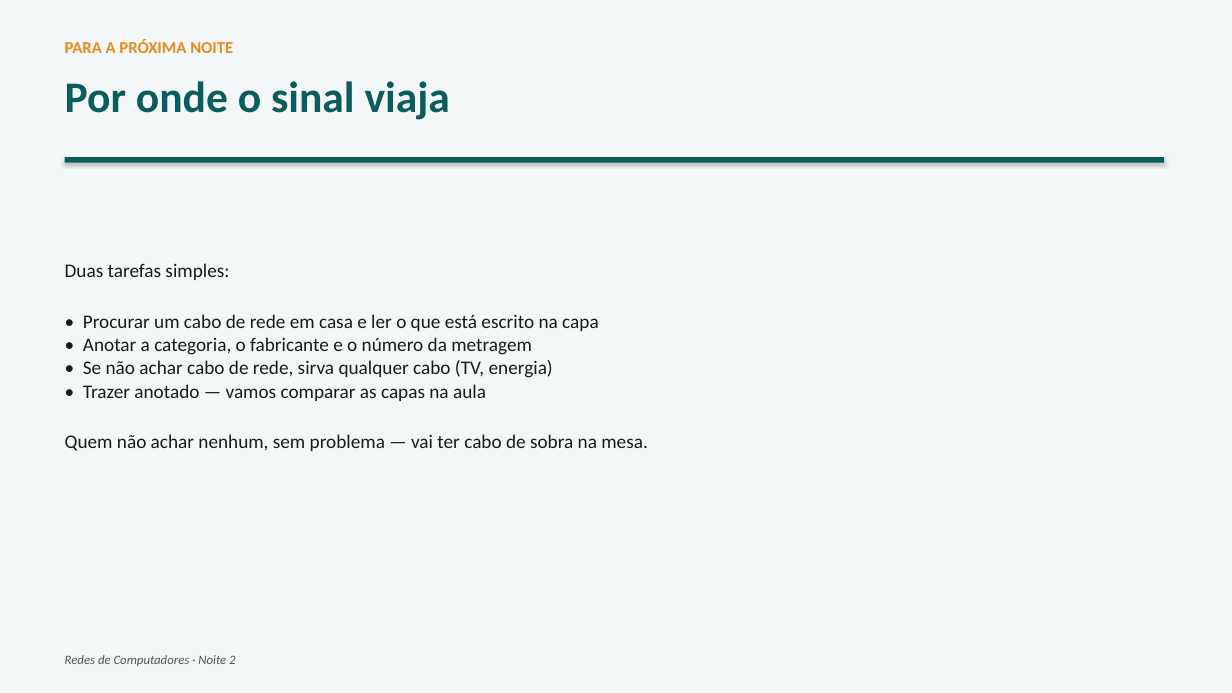
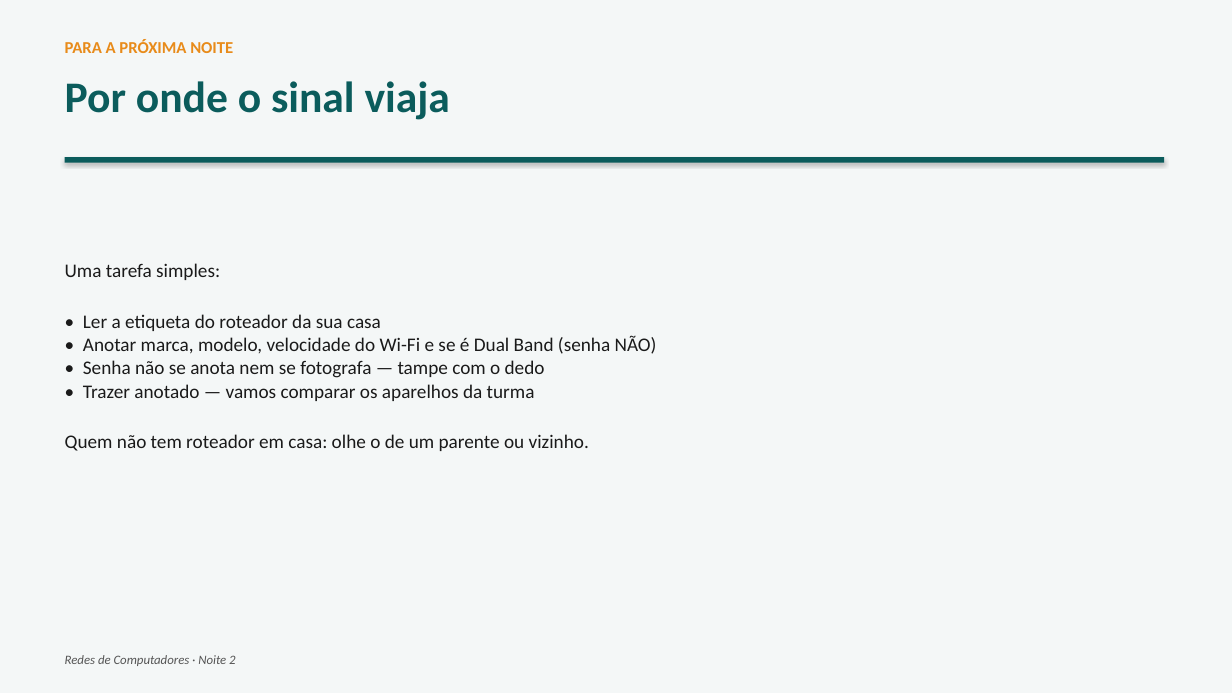
Before and after one commit to joninedel-prog/gerador_contratos, a slide deck: slide 24 of Aula - Redes 2 - Como a internet chega.pptx. Drawn at 1232x693 pixels with LibreOffice and Linux fonts; fonts in the diff are those of the drawing. Boxes give left, top, right and bottom in pixels: in the first picture for what was removed or moved away, otherwise in the second. Text is boxed around its words. In the diff, an @@ line names an element or a change of style, - is before the commit and + after.

```diff
--- a/Aula - Redes 2 - Como a internet chega.pptx
+++ b/Aula - Redes 2 - Como a internet chega.pptx
@@ text at box(65, 263, 657, 451): text changed @@
-Duas tarefas simples:
-• Procurar um cabo de rede em casa e ler o que está escrito na capa
-• Anotar a categoria, o fabricante e o número da metragem
-• Se não achar cabo de rede, sirva qualquer cabo (TV, energia)
-• Trazer anotado — vamos comparar as capas na aula
-Quem não achar nenhum, sem problema — vai ter cabo de sobra na mesa.
+Uma tarefa simples:
+• Ler a etiqueta do roteador da sua casa
+• Anotar marca, modelo, velocidade do Wi-Fi e se é Dual Band (senha NÃO)
+• Senha não se anota nem se fotografa — tampe com o dedo
+• Trazer anotado — vamos comparar os aparelhos da turma
+Quem não tem roteador em casa: olhe o de um parente ou vizinho.
```
Also in this commit, not shown: 4 other files.
